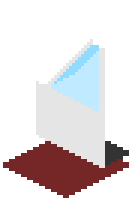
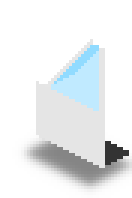
Two versions of the same layered image (132x198). Layer-by-layer changes:
added layer "Shadow copy" (60%) above "Bottom" over <box>12,135,132,198</box>
hid "Bottom" over <box>3,135,129,198</box>
